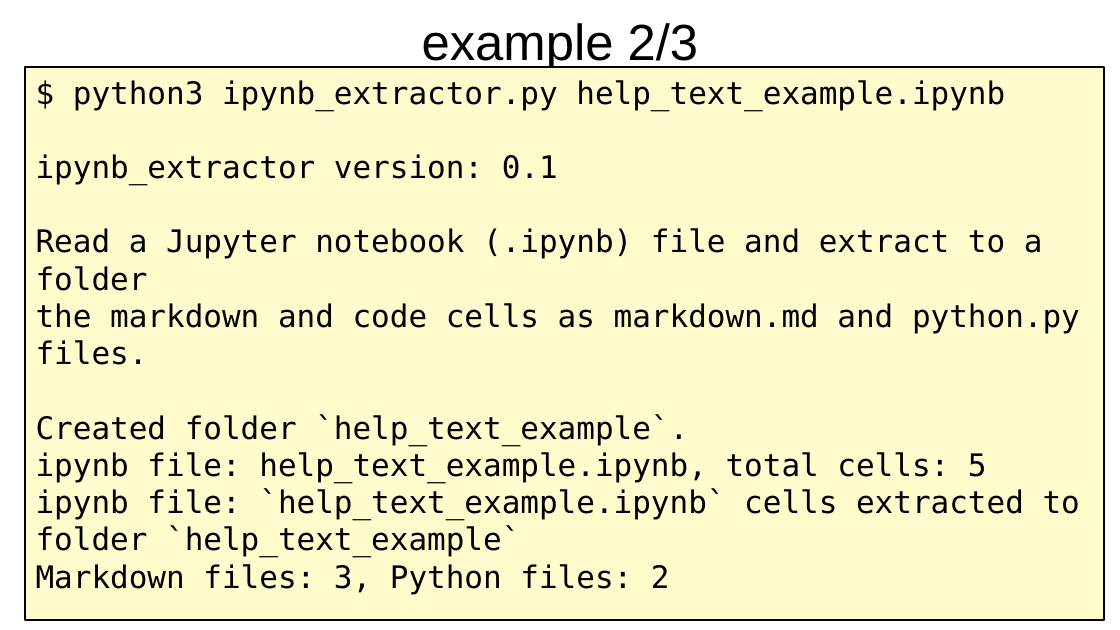
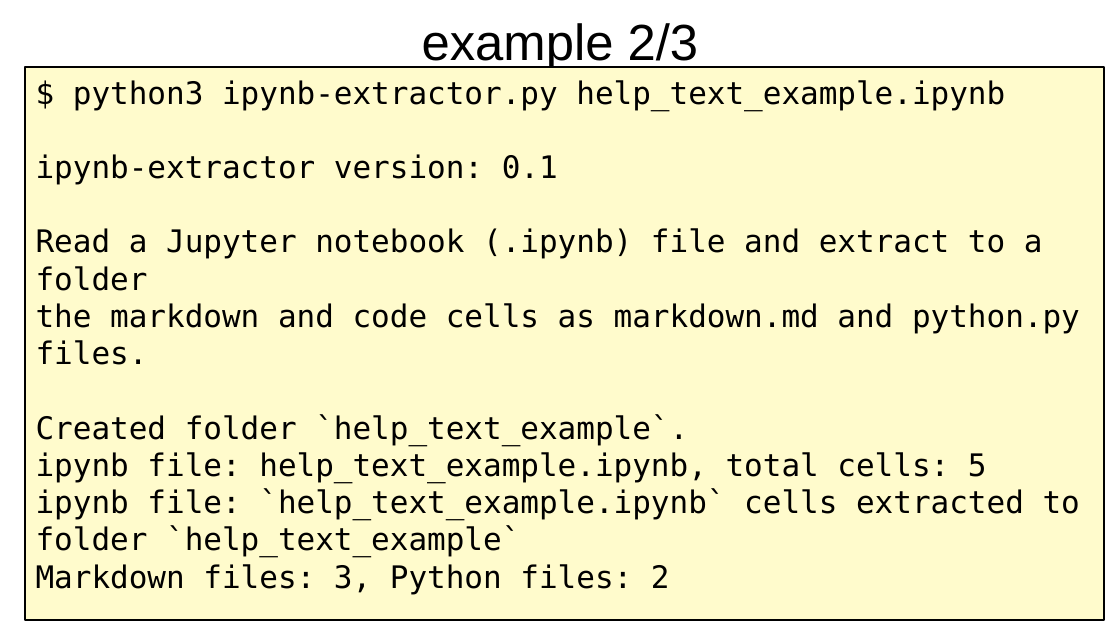
Before and after one commit to irsbugs/ipynb-extractor, a slide deck: slide 9 of ipynb_extractor_presentation.odp. Drawn at 1120x630 pixels with LibreOffice and Linux fonts; fonts in the diff are those of the drawing. Boxes give left, top, right and bottom in pixels: in the first picture for what was removed or moved away, otherwise in the second. Text is boxed around its words. In the diff, an @@ line names an element or a change of style, - is before the commit and + after.

Commit message:
update-extractor

```diff
--- a/ipynb_extractor_presentation.odp
+++ b/ipynb_extractor_presentation.odp
@@ text in rectangle at box(36, 80, 1005, 185): text changed @@
-$ python3 ipynb_extractor.py help_text_example.ipynb
-ipynb_extractor version: 0.1
+$ python3 ipynb-extractor.py help_text_example.ipynb
+ipynb-extractor version: 0.1
```
Also in this commit, not shown: 9 other slides changed.
